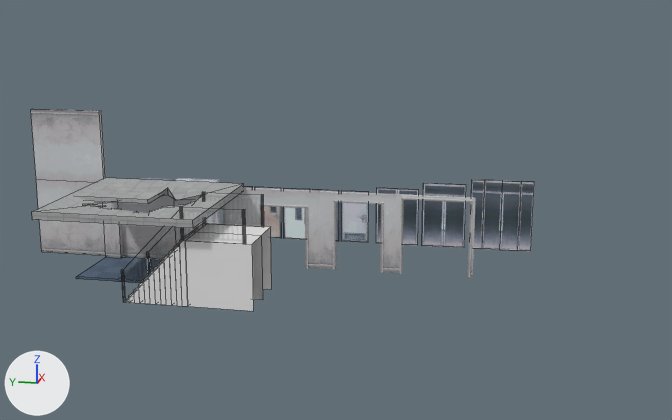
An edit to the FBX model Assets/FBX/Psyches/Evelien Level/Basic Library/LIBRARY  Building Objects A.fbx, drawn before and after from the same camera.
Camera for both pictures: a camera (50 mm lens) standing at (-34.73, -16.57, 11.08) and looking at (-0.79, -9.78, 2.59). The axes (+X, +Y, +Z) are drawn at lower left. The lights are the same throughout. Mesh edges are drawn as thin lines on the coarser meshes. Where no turn or scale is listed for an object, it has been applied to the vertices.

Objects in the first picture: 'CEILING A Cracked Thin', 'DOOR A Ext White A', 'DOOR Glass Large', 'DOOR Glass Med', 'FLOOR A', 'Stairs B a', 'Stairs B b', 'WALL A Reg', 'WALL A Reg Tall', 'WALL DOOR A Large', 'WALL DOOR A Med', 'WALL DOOR A XLarge'.
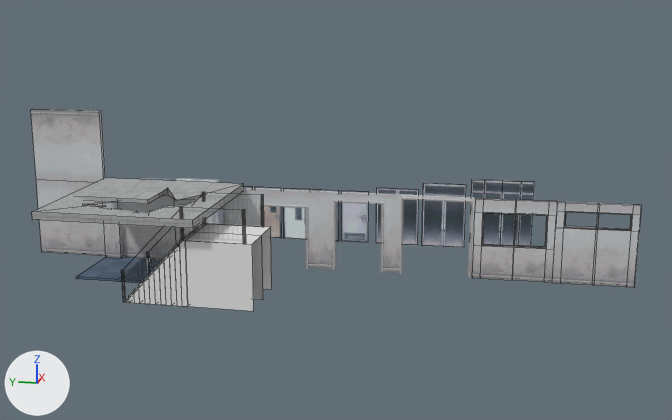
Changed parts and their boxes [x1, y1, x2, y2] in the pictures (672 x 420 px):
'WALL A Reg Window B', added: after [552, 201, 641, 288]
'WALL A Reg Window A', added: after [472, 198, 557, 283]

The edits, one by one:
Mesh me_cube_040 is new.
It has 80 vertices, 83 faces and spans x -0.12..0.06, y 0.0..3.0, z 0.0..3.12.
It uses material mat_wallmattt (picture img_seamless_wall_plaster_b_128_png).
Mesh me_cube_042 is new.
It has 84 vertices, 84 faces and spans x -0.12..0.06, y 0.0..3.0, z 0.0..3.12.
It uses material mat_wallmattt (picture img_seamless_wall_plaster_b_128_png).
Object 'WALL A Reg Window A' (ob_wall_a_reg_window_a) is new; it shows me_cube_040.
Its location is (0.0, -18.0, 0.0).
Object 'WALL A Reg Window B' (ob_wall_a_reg_window_b) is new; it shows me_cube_042.
Its location is (0.0, -21.0, 0.0).
